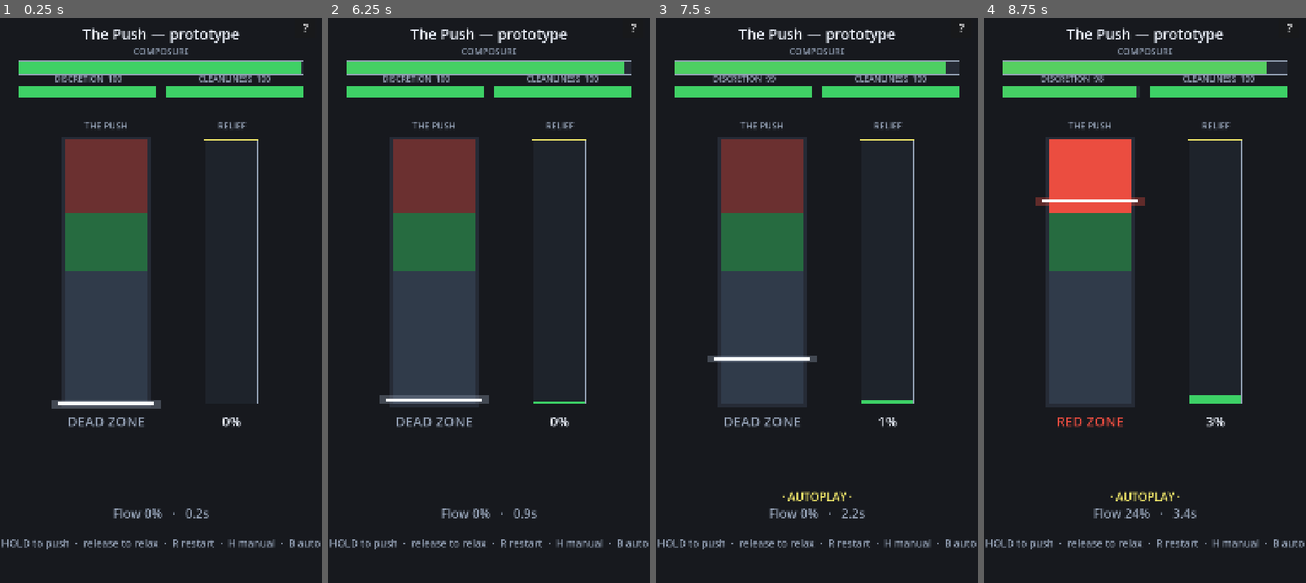
Above: before the commit, frames 1-4 (left to right).
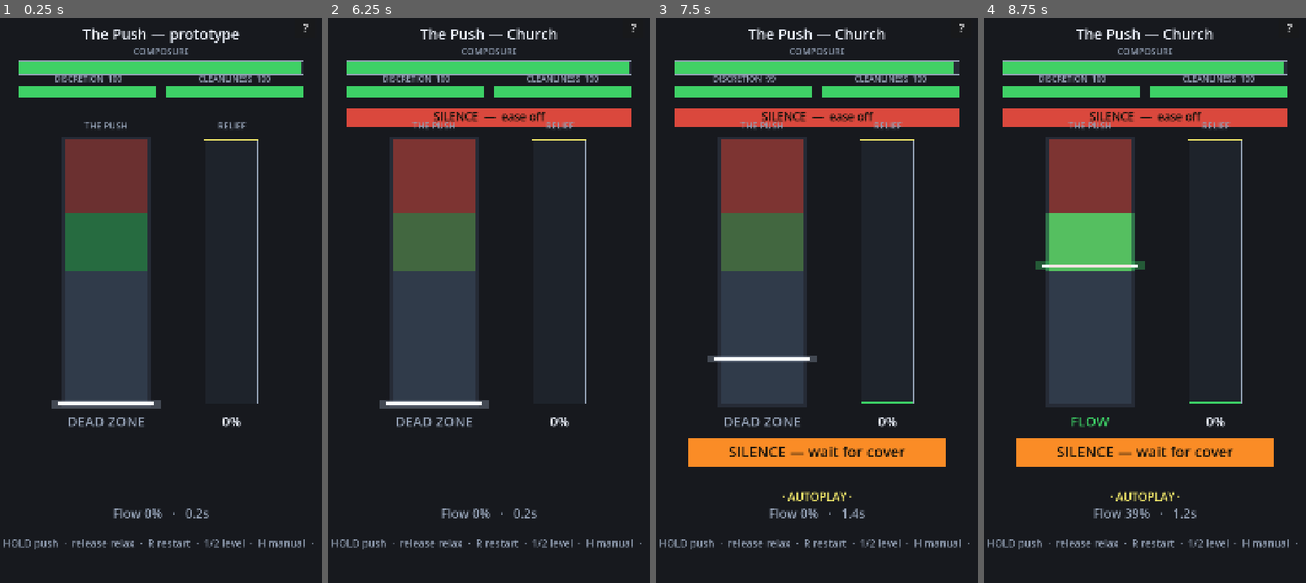
Above: after the commit, the same moments.

Repository: CodeMasterMike/poo-sim
Game: Godot game, scene res://scenes/sit/push_prototype.tscn
The game is run twice, just before and just after one commit, with the same random seed, the same clock (stepped at 60 frames per second) and the same inputs.
Inputs (mouse positions are in pixels of both pictures, inside the frame that each line leads up to):
- Up to frame 1 (0.25 s): no input
- Up to frame 2 (6.25 s): click "?" at 0.5 s; click "?" at 1.25 s; click "?" at 2 s; tap Enter at 2.75, 4.25, 5.75 s; move the mouse to (559, 272) at 2.77 s; tap 1 at 2.85, 4.35 s; click (559, 272) at 2.92 s; tap Space at 3.02, 3.5, 5, 6.02 s; tap 2 at 3.05, 4.55, 6.05 s; drag from (424, 328) to (472, 413) at 3.52 s; move the mouse to (521, 176) at 4.27 s; click (521, 176) at 4.42 s; drag from (472, 413) to (392, 215) at 5.02 s; move the mouse to (585, 385) at 5.77 s; tap H at 5.85 s; click (585, 385) at 5.92 s
- Up to frame 3 (7.5 s): drag from (720, 215) to (768, 159) at 6.52 s; move the mouse to (833, 300) at 7.27 s; tap B at 7.35 s; click (833, 300) at 7.42 s
- Up to frame 4 (8.75 s): tap 2 at 7.55 s; drag from (1096, 159) to (1080, 328) at 8.02 s

The runs differ from the first frame. In frame 1, 0.9% of the frame differs, in the area x 0-100%, y 92-95%; in frame 2, 7.9%; in frame 3, 11%; in frame 4, 16%, in the area x 0-100%, y 1-95%.

Commit message:
Add the Church cover-window level and hazard
The first quiet-room level: the room is silent, so pushing above the silence cap while no cover is up bleeds Discretion (a new PushSim penalty, gated on holding so the untelegraphed coast-down after release is free). Cover Windows — organ swells — periodically lift the penalty; The Push becomes a timing game, banking Relief in the swells and easing off in the hush.

New COVER event kind + CoverWindowHazard (a Sustained-Constraint that suppresses a penalty rather than inflicting one; retires unscored via HazardSlot.scored). LevelChurch is a full LevelDef factory (tuning + a cover-window rhythm timeline). Prototype gains a level selector (1/2 keys), a COVER/SILENCE status bar, and a gauge silence-cap marker; the debug bot is cover-aware. Verified: clean play wins with margin and zero detections; sloppy play still wins but gets caught. 27/27 tests pass (5 new cover-window tests).

Co-Authored-By: Claude Opus 4.8 <noreply@anthropic.com>

Diff:
--- /dev/null
+++ b/scripts/content/level_church.gd
@@ -0,0 +1,57 @@
+class_name LevelChurch
+extends RefCounted
+## The Church — the first cover-window level, and the debut of the "quiet room"
+## rule: the room is silent, so you can only push under cover of ambient noise (an
+## organ swell, a hymn). Between those windows, any real push is heard and
+## Discretion bleeds (see PushSim's silence penalty + CoverWindowHazard). The Push
+## becomes a timing game — bank Relief in the swells, ease off in the hush.
+##
+## Unlike the timeline-only greybox, this is a FULL LevelDef factory: the silence
+## penalty and its cap are level tuning, so they belong here with the timeline that
+## assumes them. Build a fresh one per run (it's cheap) — never share one, since
+## the timeline resolves its trigger points in place.
+##
+## Content only: nothing here reaches into scripts/sim/. To retune, edit the
+## numbers below and replay.
+
+static func build() -> LevelDef:
+	var level := LevelDef.new()
+
+	# The quiet room. The cap sits at the Flow floor, so in silence you can idle low
+	# for free but any flow-level push is audible — that's the whole rule.
+	level.silence_noise_rate = 14.0
+	level.silence_push_cap = 0.50
+	level.flow_bands = [Vector2(0.50, 0.72)]
+
+	# A longer, tenser sit: you spend real time waiting for cover. Easing off in the
+	# hush is the CORRECT play here, so the anti-turtle dead-zone drain is neutered
+	# to 1.0 — otherwise the level would punish you for playing it right.
+	level.composure_seconds = 105.0
+	level.composure_drain_dead = 1.0
+
+	level.timeline = _timeline()
+	return level
+
+
+static func _timeline() -> Array[SimEvent]:
+	var t: Array[SimEvent] = []
+
+	# OPEN — teach the rule: silence is the default; wait for the swell to push.
+	t.append(SimEvent.prompt(0.5, "SILENCE — wait for cover", 2.2))
+	# The first swell is heavily telegraphed (the organ warming up) and generous —
+	# a window you basically can't miss, per the curriculum's "introduce safe".
+	t.append(SimEvent.cover(3.0, 1.8, 5.0))
+
+	# MIDDLE — a steady rhythm of hymn swells with quiet hushes between. Fixed
+	# cadence, no jitter: the groove is the point, and it stays deterministic.
+	var when := 11.0
+	for _i in 8:
+		t.append(SimEvent.cover(when, 1.2, 4.0))
+		when += 7.0
+
+	# THE FINAL VERSE — a last, long swell to finish on, keyed to progress so the
+	# closing window lands as the player nears the goal (the "so close" pinch).
+	t.append(SimEvent.prompt(0.0, "THE FINAL VERSE — ride the swell", 2.0).on_relief(85.0))
+	t.append(SimEvent.cover(0.0, 1.2, 6.0).on_relief(87.0))
+
+	return t
--- a/scripts/debug/auto_player.gd
+++ b/scripts/debug/auto_player.gd
@@ -54,4 +54,10 @@
 
 	var band: Vector2 = st.flow_bands[0]
 	var target: float = (band.x + band.y) * 0.5 + aim_bias
+	# In a quiet room (the Church), pushing above the silence cap while uncovered is
+	# audible — so in the hush, hover just below the cap and only push into Flow once
+	# cover is up. Lets a bot run actually measure whether the Church is winnable.
+	var level: LevelDef = sit.current_level() if sit.has_method("current_level") else null
+	if level != null and level.silence_noise_rate > 0.0 and not Hazards.under_cover(st):
+		target = maxf(0.0, level.silence_push_cap - 0.06)
 	sit.set_auto_hold(st.needle < target)
--- a/scripts/sim/hazard_slot.gd
+++ b/scripts/sim/hazard_slot.gd
@@ -28,3 +28,8 @@
 ## an instant fail with no window at all. Tighten it in later worlds (the
 ## difficulty curve wants generous windows early, tight ones late).
 var grace: float = 0.0
+## Does resolving this slot count as a passed/failed reaction (and fire the
+## resolution pulse the view flashes on)? Reaction hazards leave this true.
+## Constraint windows like the Cover Window set it false — a hymn ending is not
+## something the player passes or fails, so the slot retires quietly.
+var scored: bool = true
--- a/scripts/sim/hazards.gd
+++ b/scripts/sim/hazards.gd
@@ -21,6 +21,8 @@
 			JoltHazard.start(state, payload as SimEvent.JoltPayload, clock)
 		SimEvent.Kind.BUZZ:
 			BuzzHazard.start(state, payload as SimEvent.BuzzPayload, clock)
+		SimEvent.Kind.COVER:
+			CoverWindowHazard.start(state, payload as SimEvent.CoverPayload)
 		_:
 			pass  # the rest of the catalog: slots reserved, no operators yet
 
@@ -40,6 +42,8 @@
 				JoltHazard.tick(state, slot, intent, level, clock, dt)
 			SimEvent.Kind.BUZZ:
 				BuzzHazard.tick(state, slot, intent, level, clock, dt)
+			SimEvent.Kind.COVER:
+				CoverWindowHazard.tick(slot, dt)
 			_:
 				pass
 	_sweep(state)
@@ -52,6 +56,10 @@
 	for slot in state.hazards:
 		if slot.phase != HazardSlot.Phase.RESOLVED:
 			keep.append(slot)
+			continue
+		# Constraint windows (the Cover Window) retire quietly — resolving one isn't
+		# a pass/fail reaction, so it neither pulses the view nor moves the tallies.
+		if not slot.scored:
 			continue
 		state.hazard_resolve_pulse += 1
 		state.last_hazard_kind = slot.kind
@@ -71,6 +79,17 @@
 	return false
 
 
+## True while any Cover Window is ACTIVE — the Church's ambient-noise stretches,
+## during which the silence penalty is lifted. Derived from the hazard list rather
+## than a stored flag, so overlapping windows and same-step resolution can't
+## desync it (whoever's active this step wins; none active = silence).
+static func under_cover(state: SimState) -> bool:
+	for slot in state.hazards:
+		if slot.kind == SimEvent.Kind.COVER and slot.phase == HazardSlot.Phase.ACTIVE:
+			return true
+	return false
+
+
 ## The first in-flight slot of a kind, or null. Used by the view for prompts.
 static func find(state: SimState, kind: int) -> HazardSlot:
 	for slot in state.hazards:
--- /dev/null
+++ b/scripts/sim/hazards/cover_window.gd
@@ -0,0 +1,44 @@
+class_name CoverWindowHazard
+extends RefCounted
+## The Cover Window — the Church's signature Sustained-Constraint hazard, and the
+## first that SUPPRESSES a penalty instead of inflicting one.
+##
+## The room is silent by default: PushSim bleeds Discretion whenever the needle is
+## above `level.silence_push_cap` and no cover is active (its "silence penalty").
+## A Cover Window — an organ swell, a hymn — is a stretch during which that penalty
+## is lifted, so the player banks Relief in the windows and eases off in the hush.
+## The Push turns into a timing game keyed to the ambient sound.
+##
+## The window is NOT a reaction test: it just holds its phase, and PushSim/the view
+## read `Hazards.under_cover(state)` (derived from any ACTIVE cover slot) to know
+## whether cover is up. That's why it needs no `intent` — nothing the player does
+## resolves it; it simply expires.
+##
+## `scored = false`: a window ending is not a pass/fail, so it retires without the
+## resolution flash and without touching the hazard tallies. TELEGRAPH is the cover
+## building in (still silent — audible play is still heard); ACTIVE is the safe
+## window; then it resolves back to silence.
+
+static func start(state: SimState, payload: SimEvent.CoverPayload) -> void:
+	var slot := HazardSlot.new()
+	slot.kind = SimEvent.Kind.COVER
+	slot.phase = HazardSlot.Phase.TELEGRAPH
+	slot.timer = payload.telegraph
+	slot.active_len = payload.duration
+	slot.scored = false
+	state.hazards.append(slot)
+
+
+static func tick(slot: HazardSlot, dt: float) -> void:
+	match slot.phase:
+		HazardSlot.Phase.TELEGRAPH:
+			slot.timer -= dt
+			if slot.timer <= 0.0:
+				slot.phase = HazardSlot.Phase.ACTIVE
+				slot.timer = slot.active_len
+		HazardSlot.Phase.ACTIVE:
+			slot.timer -= dt
+			if slot.timer <= 0.0:
+				slot.phase = HazardSlot.Phase.RESOLVED
+		_:
+			pass
--- a/scripts/sim/level_def.gd
+++ b/scripts/sim/level_def.gd
@@ -55,6 +55,18 @@
 @export var smell_rate: float = 0.35           ## Discretion lost per second (ambient smell)
 @export var detect_threshold: float = 35.0     ## Discretion below this = a detection event
 
+# --- Quiet-room silence penalty (Church cover-window levels; 0 disables) ---
+## In a "quiet room", actively bearing down (holding) with the needle above
+## `silence_push_cap` while no Cover Window is active is audible: Discretion bleeds
+## at this rate (per second). Coasting back down after you release is free — cover
+## windows don't telegraph their end. 0 = not a quiet room (every non-Church
+## level), so the penalty is a no-op there.
+@export var silence_noise_rate: float = 0.0
+## The needle level above which you're audible in silence. Defaults to the Flow
+## floor so that in silence you can idle low but a real (flow-level) push is heard —
+## the whole point of the Church is that you push only under cover.
+@export var silence_push_cap: float = 0.5
+
 # --- Smell Cloud (emergent hazard; emitted by hard pushing, not scheduled) ---
 ## At 0.5/s a cloud forms after ~2s in the red — roughly in step with the splash
 ## threshold, so a brief dip stays free but committing to the red line produces
--- a/scripts/sim/push_sim.gd
+++ b/scripts/sim/push_sim.gd
@@ -105,6 +105,15 @@
 	var disc_loss := level.smell_rate * dt
 	if zone == ZONE_RED:
 		disc_loss += level.red_noise_rate * dt
+	# Quiet-room silence penalty (the Church): with no Cover Window active, actively
+	# bearing down above the silence cap is audible and bleeds Discretion. Gated on
+	# `holding` (not just needle position) on purpose — cover windows telegraph their
+	# start but not their end, so the needle coasting back down after you RELEASE
+	# must be free, or you'd be punished for a fall you couldn't anticipate. Gated by
+	# silence_noise_rate so every non-quiet level (rate 0) is untouched.
+	if level.silence_noise_rate > 0.0 and intent.holding \
+			and state.needle > level.silence_push_cap and not Hazards.under_cover(state):
+		disc_loss += level.silence_noise_rate * dt
 	state.discretion = clampf(state.discretion - disc_loss, 0.0, 100.0)
 	_track_detection(state, level)
 
--- a/scripts/sim/sim_event.gd
+++ b/scripts/sim/sim_event.gd
@@ -13,9 +13,9 @@
 ## The Kind enum reserves hazard slots now, before their handlers exist, so
 ## serialized levels and ghosts stay forward-compatible.
 
-## SMELL is appended rather than slotted in, so the existing ordinals stay put and
-## any serialized level/ghost keeps meaning what it meant.
-enum Kind { FLOW_ZONE, METER, PROMPT, KNOCK, JOLT, BUZZ, SMELL }
+## New kinds are APPENDED (SMELL, then COVER), never slotted in, so existing
+## ordinals stay put and any serialized level/ghost keeps meaning what it meant.
+enum Kind { FLOW_ZONE, METER, PROMPT, KNOCK, JOLT, BUZZ, SMELL, COVER }
 
 ## What makes the event fire. TIME is the clock; RELIEF paces the beat off the
 ## player's actual progress, which is what the spec's three-act micro-curve wants
@@ -103,6 +103,15 @@
 	return SimEvent.new(t, Kind.BUZZ, BuzzPayload.new(telegraph, window, discretion_cost, composure_drain))
 
 
+## A Cover Window is the Church's signature: a burst of ambient noise (an organ
+## swell, a hymn) during which pushing is safe. It is the SUPPRESSOR of a
+## persistent penalty, not a penalty itself — between windows the room is silent
+## and pushing above the level's silence cap is audible (see PushSim). `telegraph`
+## is the cover building in (audible play not yet safe); `duration` is the window.
+static func cover(t: float, telegraph: float, duration: float) -> SimEvent:
+	return SimEvent.new(t, Kind.COVER, CoverPayload.new(telegraph, duration))
+
+
 # --- Typed payloads (inner classes: referenced as SimEvent.FlowZonePayload etc.) ---
 
 class FlowZonePayload extends RefCounted:
@@ -171,3 +180,11 @@
 		window = wn
 		discretion_cost = dc
 		composure_drain = cd
+
+
+class CoverPayload extends RefCounted:
+	var telegraph: float   ## the cover building in — audible play NOT yet safe
+	var duration: float    ## how long the safe window lasts once it arrives
+	func _init(tg: float, dur: float) -> void:
+		telegraph = tg
+		duration = dur
--- a/scripts/systems/push_prototype.gd
+++ b/scripts/systems/push_prototype.gd
@@ -16,6 +16,12 @@
 ## Resource with @export fields. Leave `tuning_override` empty to use its
 ## defaults — the same values the test suites read — or assign a .tres to
 ## experiment without editing code.
+## Which level content to run. GREYBOX proves the machinery (the tuning-override
+## path); CHURCH is the first real cover-window level (a full LevelDef factory).
+## Switch at runtime with the 1 / 2 keys.
+enum LevelKind { GREYBOX, CHURCH }
+@export var level_kind: LevelKind = LevelKind.GREYBOX
+
 @export var tuning_override: LevelDef
 
 ## The per-match seed. Everything random — currently the jitter on when hazards
@@ -100,6 +106,12 @@
 ## reads _state; nothing outside the sim may mutate it.
 func sim_state() -> SimState:
 	return _state
+
+
+## Read-only access to the active level, for the debug auto-player (it needs the
+## silence tuning to play a quiet room). Never mutated from outside the sim.
+func current_level() -> LevelDef:
+	return _level
 
 
 ## Input hook for the debug auto-player — deliberately routed through the same
@@ -170,6 +182,12 @@
 			_reset()
 		elif event.keycode == KEY_B and event.pressed:
 			_set_auto_play(not auto_play)
+		elif event.keycode == KEY_1 and event.pressed:
+			level_kind = LevelKind.GREYBOX
+			_reset()
+		elif event.keycode == KEY_2 and event.pressed:
+			level_kind = LevelKind.CHURCH
+			_reset()
 
 	# When the run is over, any fresh press retries.
 	if _state != null and _state.phase != SimState.Phase.PLAYING:
@@ -251,10 +269,15 @@
 
 
 func _build_level() -> LevelDef:
-	# duplicate() so a shared .tres override is never mutated by the timeline.
-	var level: LevelDef = tuning_override.duplicate() if tuning_override != null else LevelDef.new()
-	level.timeline = LevelGreybox.timeline()
-	return level
+	match level_kind:
+		LevelKind.CHURCH:
+			# A full factory: church tuning + its own cover-window timeline.
+			return LevelChurch.build()
+		_:
+			# duplicate() so a shared .tres override is never mutated by the timeline.
+			var level: LevelDef = tuning_override.duplicate() if tuning_override != null else LevelDef.new()
+			level.timeline = LevelGreybox.timeline()
+			return level
 
 
 func _reset() -> void:
@@ -301,9 +324,10 @@
 	# Background (oversized so shake never reveals an edge).
 	draw_rect(Rect2(-40, -40, w + 80, h + 80), BG)
 
-	_text(font, "The Push — prototype", 0, int(h * 0.045), w, int(h * 0.026), TEXT)
+	_text(font, "The Push — %s" % _level_name(), 0, int(h * 0.045), w, int(h * 0.026), TEXT)
 
 	_draw_meters_top(font, w, h)
+	_draw_quiet_status(font, w, h)
 	_draw_gauge(font, w, h)
 	_draw_relief(font, w, h)
 	_draw_smell(w, h)
@@ -314,7 +338,7 @@
 	var fr := _state.flow_ratio()
 	_text(font, "Flow %d%%   ·   %.1fs" % [int(round(fr * 100.0)), _clock.elapsed],
 			0, int(h * 0.88), w, int(h * 0.022), TEXT_DIM)
-	_text(font, "HOLD to push  ·  release to relax  ·  R restart  ·  H manual  ·  B autoplay",
+	_text(font, "HOLD push  ·  release relax  ·  R restart  ·  1/2 level  ·  H manual  ·  B autoplay",
 			0, int(h * 0.93), w, int(h * 0.018), TEXT_DIM)
 	if auto_play:
 		_text(font, "· AUTOPLAY ·", 0, int(h * 0.85), w, int(h * 0.020), GOAL)
@@ -369,6 +393,42 @@
 	return get_viewport_rect().size.y * 0.006
 
 
+func _level_name() -> String:
+	match level_kind:
+		LevelKind.CHURCH:
+			return "Church"
+		_:
+			return "prototype"
+
+
+func _is_quiet_room() -> bool:
+	return _level != null and _level.silence_noise_rate > 0.0
+
+
+## The Church's core read: is there cover right now, or is the room silent? Drawn
+## only in a quiet room; ordinary levels never show it.
+func _draw_quiet_status(font: Font, w: float, h: float) -> void:
+	if not _is_quiet_room() or _state.phase != SimState.Phase.PLAYING:
+		return
+	var covered := Hazards.under_cover(_state)
+	var cover_slot := Hazards.find(_state, SimEvent.Kind.COVER)
+	var incoming: bool = cover_slot != null and cover_slot.phase == HazardSlot.Phase.TELEGRAPH
+	var col := RED
+	var label := "SILENCE  —  ease off"
+	if covered:
+		col = FLOW
+		label = "COVER  —  PUSH NOW"
+	elif incoming:
+		col = AMBER
+		label = "the organ swells  —  GET READY"
+	var by := h * 0.165
+	var bh := h * 0.032
+	var bar := col
+	bar.a = 0.92
+	draw_rect(Rect2(w * 0.06, by, w * 0.88, bh), bar)
+	_text(font, label, 0, int(by + bh * 0.70), w, int(h * 0.020), Color(0.08, 0.07, 0.05))
+
+
 func _draw_gauge(font: Font, w: float, h: float) -> void:
 	var gx := w * 0.20
 	var gw := w * 0.26
@@ -404,6 +464,15 @@
 	glow_col.a = 0.35
 	draw_rect(Rect2(gx - gw * 0.16, ny - 14, gw * 1.32, 28), glow_col)
 	draw_rect(Rect2(gx - gw * 0.08, ny - 6, gw * 1.16, 12), NEEDLE)
+
+	# Quiet room, no cover: everything above the silence cap is audible — mark that
+	# region so the player can see exactly how low they must ride out the hush.
+	if _is_quiet_room() and not Hazards.under_cover(_state):
+		var y_cap := gbot - _level.silence_push_cap * gh
+		var warn := RED
+		warn.a = 0.14
+		draw_rect(Rect2(gx, gy, gw, y_cap - gy), warn)
+		draw_line(Vector2(gx, y_cap), Vector2(gx + gw, y_cap), RED, 2.0)
 
 	# During a Knock freeze, frost the gauge and flip the demand to RELEASE (UI spec).
 	if Hazards.relief_stalled(_state):
--- /dev/null
+++ b/tests/test_cover_window.gd
@@ -0,0 +1,117 @@
+@tool
+extends McpTestSuite
+## The Cover Window hazard end to end through the sim: a scheduled COVER event lifts
+## the quiet-room silence penalty for its duration. In silence (no active cover) a
+## needle above the cap bleeds Discretion; under cover it doesn't. Deterministic; no
+## engine/scene needed.
+##
+## The isolation level zeroes smell_rate/red_noise_rate so the ONLY thing that can
+## move Discretion is the silence penalty — every assertion is then about cover.
+##
+## Cover event cover(0.5, 0.5, 4.0): armed at step 30 (t=0.5), telegraph 0.5s ⇒
+## ACTIVE at step 60, duration 4.0s ⇒ back to silence at step 240.
+
+
+func suite_name() -> String:
+	return "cover_window"
+
+
+func _make_quiet_level(with_cover: bool, cap: float) -> LevelDef:
+	var level := LevelDef.new()
+	level.smell_rate = 0.0        # isolate Discretion changes to the silence penalty
+	level.red_noise_rate = 0.0
+	level.silence_noise_rate = 20.0
+	level.silence_push_cap = cap
+	var tl: Array[SimEvent] = []
+	if with_cover:
+		tl.append(SimEvent.cover(0.5, 0.5, 4.0))
+	level.timeline = tl
+	return level
+
+
+func _initial_state(level: LevelDef) -> SimState:
+	var s := SimState.new()
+	s.flow_bands = level.flow_bands.duplicate()
+	s.flow_target_bands = level.flow_bands.duplicate()
+	return s
+
+
+func _run(level: LevelDef, seed_value: int, hold_pattern: Callable, steps: int) -> SimState:
+	var clock := SimClock.new(seed_value)
+	level.resolve_timeline(SimClock.FIXED_DT, clock.rng)
+	var state := _initial_state(level)
+	var sim := PushSim.new()
+	var scheduler := EventScheduler.new()
+	scheduler.load_timeline(level.timeline)
+	for _i in steps:
+		if state.phase != SimState.Phase.PLAYING:
+			break
+		var intent := PlayerIntent.new()
+		intent.holding = bool(hold_pattern.call(clock.step))
+		scheduler.tick(clock, state)
+		sim.tick(state, intent, clock, level, SimClock.FIXED_DT)
+		clock.advance()
+	return state
+
+
+## Pushing above the cap in silence is audible: Discretion bleeds at the silence rate.
+func test_pushing_in_silence_bleeds_discretion() -> void:
+	var always := func(_s: int) -> bool: return true
+	var level := _make_quiet_level(false, 0.0)  # cap 0 ⇒ any push is audible
+	var state := _run(level, 1337, always, 60)  # ~1s of audible silence
+
+	assert_true(state.discretion < 95.0,
+			"a full second of audible silence should bleed Discretion (got %f)" % state.discretion)
+	assert_true(state.discretion > 70.0,
+			"one second at 20/s shouldn't wipe more than ~20 (got %f)" % state.discretion)
+
+
+## Staying below the cap in silence is safe — idle low and Discretion is untouched.
+func test_below_cap_in_silence_is_safe() -> void:
+	var never := func(_s: int) -> bool: return false
+	var level := _make_quiet_level(false, 0.9)  # never holding ⇒ needle 0 < 0.9
+	var state := _run(level, 1337, never, 120)
+
+	assert_eq(state.discretion, 100.0, "below the cap makes no noise, even in silence")
+
+
+## A Cover Window suppresses the silence penalty: Discretion stops falling for the
+## whole ACTIVE stretch even while pushing hard.
+func test_cover_suppresses_the_silence_penalty() -> void:
+	var always := func(_s: int) -> bool: return true
+	# Measure at the last silent step before cover (59) vs deep inside cover (200).
+	var at_cover_start := _run(_make_quiet_level(true, 0.0), 1337, always, 60)
+	var deep_in_cover := _run(_make_quiet_level(true, 0.0), 1337, always, 200)
+
+	assert_true(at_cover_start.discretion < 100.0,
+			"the silence before cover should have cost some Discretion (got %f)" % at_cover_start.discretion)
+	assert_true(absf(deep_in_cover.discretion - at_cover_start.discretion) < 0.01,
+			"no further Discretion should be lost under cover (delta=%f)" %
+			(deep_in_cover.discretion - at_cover_start.discretion))
+
+
+## The window toggles cover on for its duration, then off — and retires unscored,
+## since a hymn ending is not a reaction the player passes or fails.
+func test_cover_window_toggles_then_retires_unscored() -> void:
+	var never := func(_s: int) -> bool: return false
+
+	var mid := _run(_make_quiet_level(true, 0.5), 1337, never, 120)  # inside [60, 240)
+	assert_true(Hazards.under_cover(mid), "cover should be active mid-window")
+
+	var after := _run(_make_quiet_level(true, 0.5), 1337, never, 340)  # clear of the window
+	assert_false(Hazards.under_cover(after), "cover should be gone after the window ends")
+	assert_true(after.hazards.is_empty(), "the resolved window must be retired")
+	assert_eq(after.hazards_passed, 0, "a cover window is unscored — no pass tallied")
+	assert_eq(after.hazard_resolve_pulse, 0, "an unscored window fires no resolution pulse")
+
+
+## The Church factory builds a coherent quiet room with cover windows scheduled.
+func test_church_level_builds_with_cover() -> void:
+	var level := LevelChurch.build()
+	assert_true(level.silence_noise_rate > 0.0, "the Church must be a quiet room")
+	assert_false(level.timeline.is_empty(), "the Church needs a timeline")
+	var covers := 0
+	for ev in level.timeline:
+		if ev.kind == SimEvent.Kind.COVER:
+			covers += 1
+	assert_true(covers >= 3, "the Church should schedule several cover windows (got %d)" % covers)
Not shown, added: scripts/content/level_church.gd.uid
Not shown, added: scripts/sim/hazards/cover_window.gd.uid
Not shown, added: tests/test_cover_window.gd.uid
